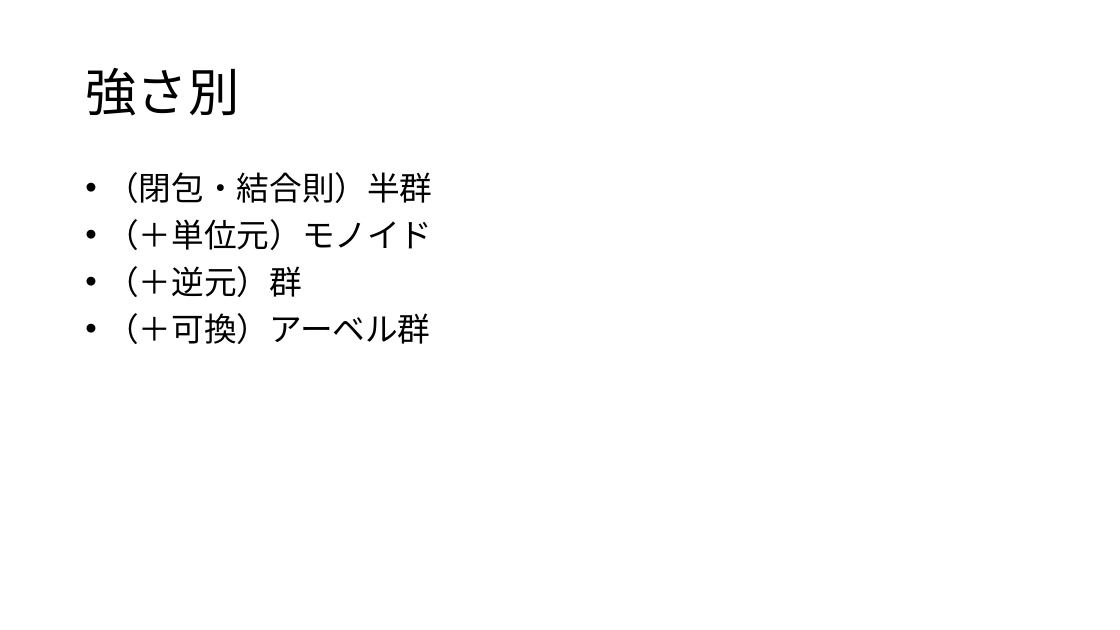
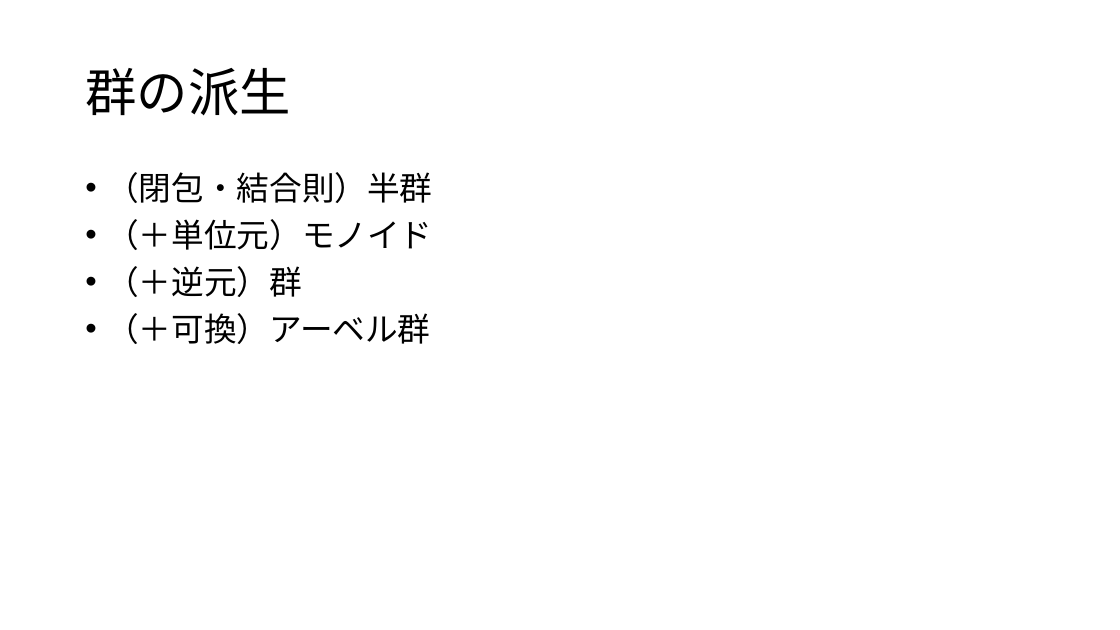
Before and after one commit to math-er/hyperbolic-space, a slide deck: slide 12 of 群の気持ち.pptx (slide 9 before the commit). Drawn at 1120x630 pixels with LibreOffice and Linux fonts; fonts in the diff are those of the drawing. Boxes give left, top, right and bottom in pixels: in the first picture for what was removed or moved away, otherwise in the second. Text is boxed around its words. In the diff, an @@ line names an element or a change of style, - is before the commit and + after.

Commit message:
chore(群の気持ち) update story

```diff
--- a/群の気持ち.pptx
+++ b/群の気持ち.pptx
@@ title at [85, 68, 290, 116]: text changed @@
-強さ別
+群の派生
```
Also in this commit, not shown: 7 other slides changed, 5 slides added, 2 slides removed.
